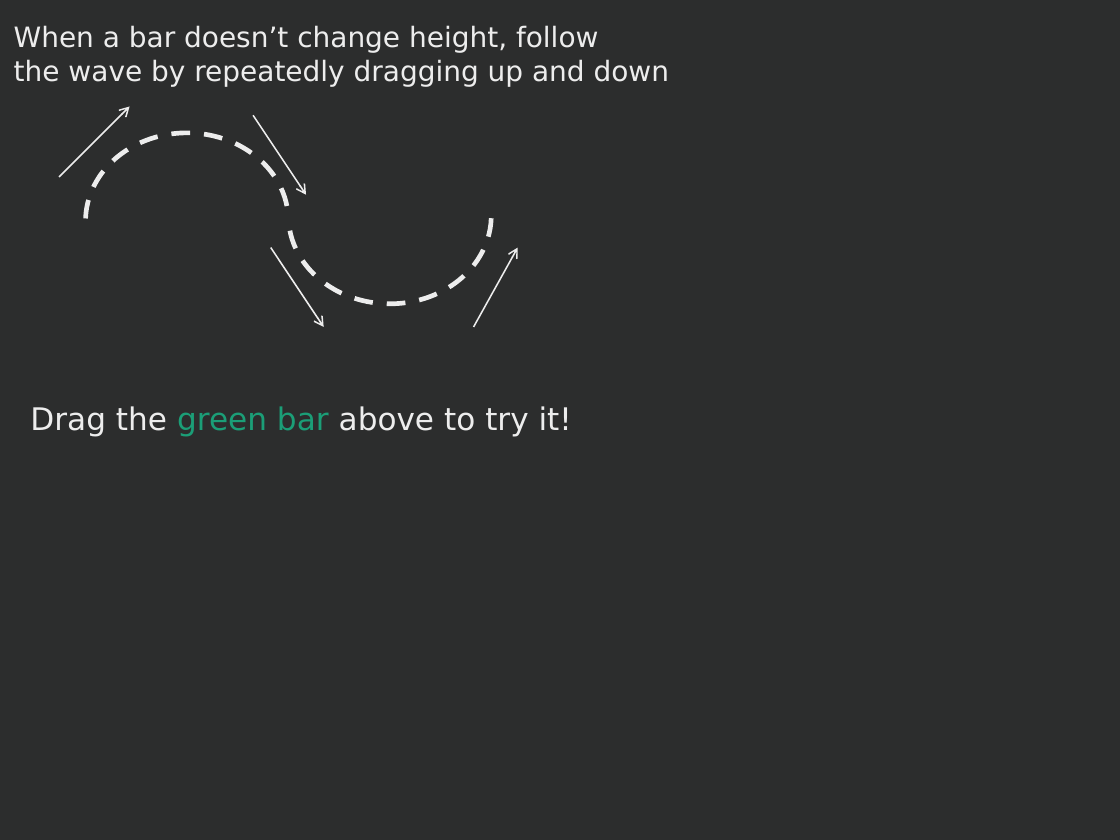
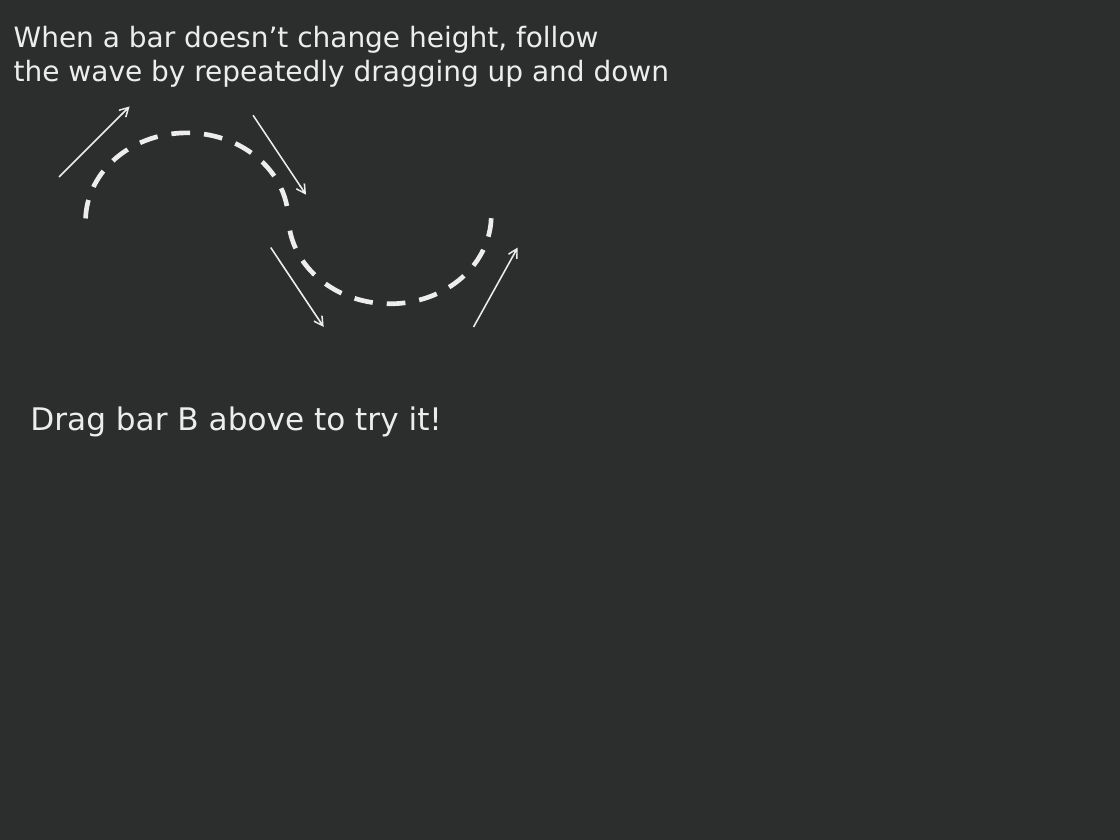
Before and after one commit to vialab/dimpVis, a slide deck: slide 2 of d3 Prototyping/User Evaluation/client/BarchartExperiment/Images/partialHintPath.pptx. Drawn at 1120x840 pixels with LibreOffice and Linux fonts; fonts in the diff are those of the drawing. Boxes give left, top, right and bottom in pixels: in the first picture for what was removed or moved away, otherwise in the second. Text is boxed around its words. In the diff, an @@ line names an element or a change of style, - is before the commit and + after.

```diff
--- a/d3 Prototyping/User Evaluation/client/BarchartExperiment/Images/partialHintPath.pptx
+++ b/d3 Prototyping/User Evaluation/client/BarchartExperiment/Images/partialHintPath.pptx
@@ text at bbox=[30, 406, 442, 436]: text changed @@
-Drag the green bar above to try it!
+Drag bar B above to try it!
```
Also in this commit, not shown: 2 other slides changed, 20 other files.
